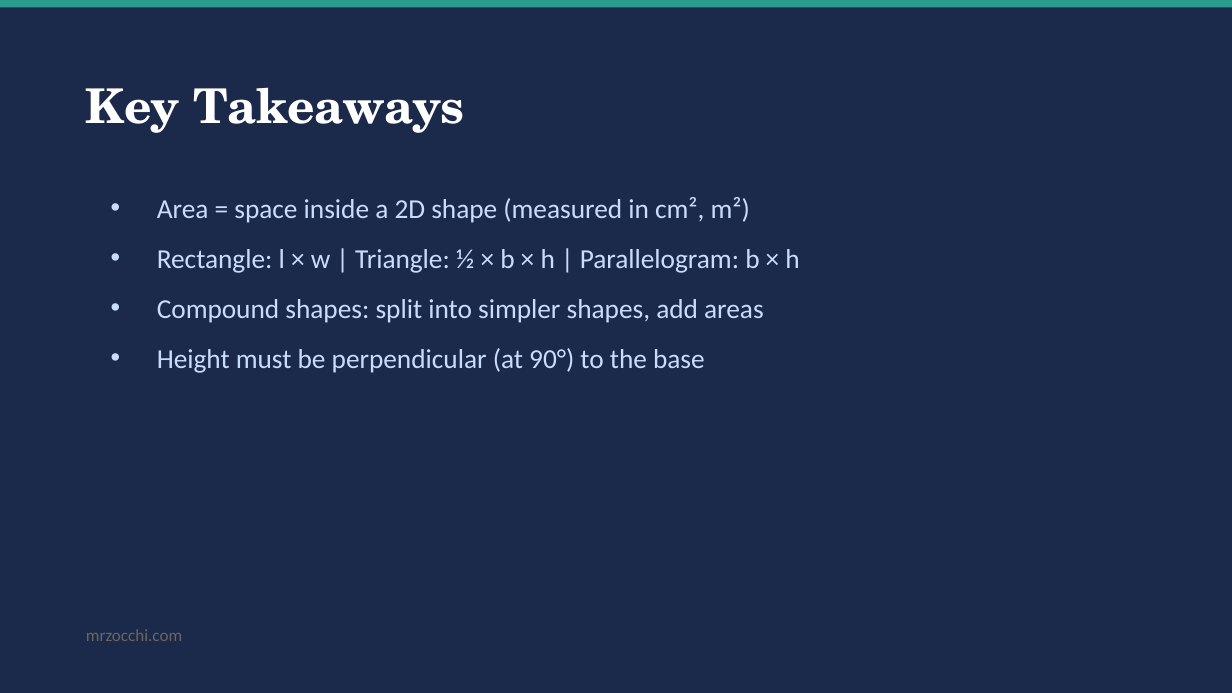
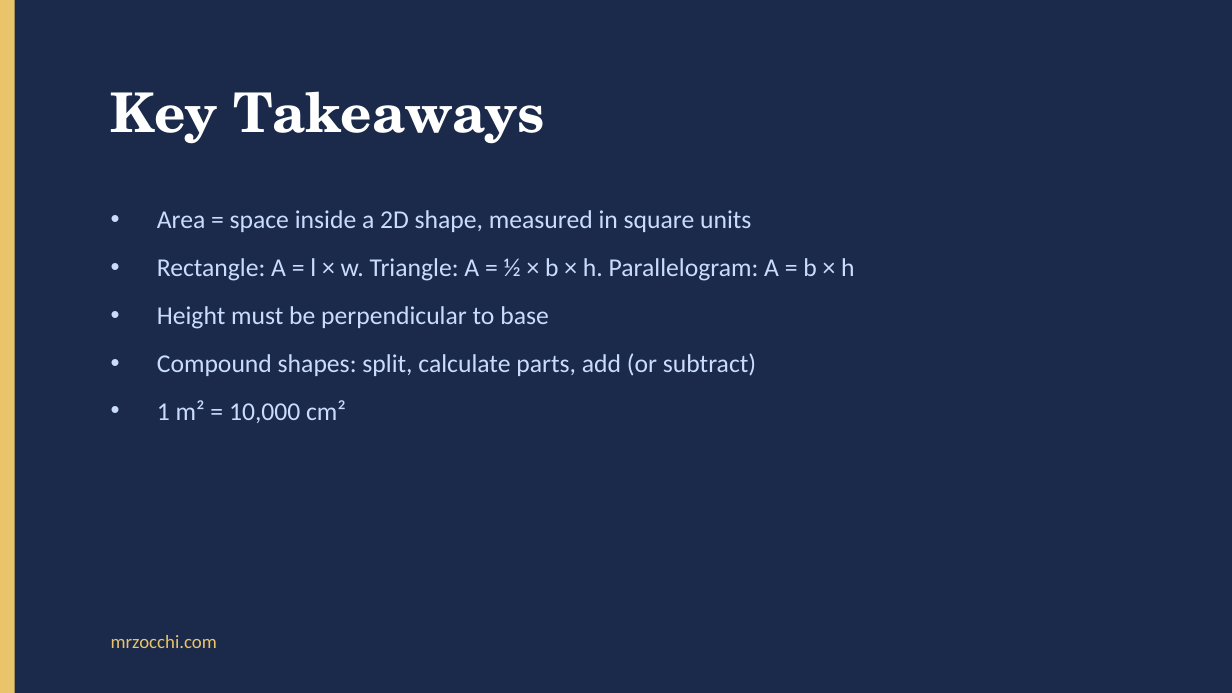
Before and after one commit to briscorey/mrzocchi, a slide deck: slide 5 of static/ppts/G6_Math_Area.pptx (slide 3 before the commit). Drawn at 1232x693 pixels with LibreOffice and Linux fonts; fonts in the diff are those of the drawing. Boxes give left, top, right and bottom in pixels: in the first picture for what was removed or moved away, otherwise in the second. Text is boxed around its words. In the diff, an @@ line names an element or a change of style, - is before the commit and + after.

```diff
--- a/static/ppts/G6_Math_Area.pptx
+++ b/static/ppts/G6_Math_Area.pptx
@@ rectangle removed at bbox=[0, 0, 1232, 7] @@
@@ rectangle added at bbox=[0, 0, 15, 692], fill #E9C46A @@
@@ text "Key Takeaways": place and size @@
-text "Key Takeaways" at bbox=[86, 87, 465, 133]
+text "Key Takeaways" at bbox=[111, 91, 545, 144]
@@ text "Key Takeaways" at bbox=[111, 91, 545, 144]: size 28 to 32 pt @@
@@ text at bbox=[157, 210, 854, 423]: text changed; size 16 to 15 pt @@
-• Area = space inside a 2D shape (measured in cm², m²)
-• Rectangle: l × w | Triangle: ½ × b × h | Parallelogram: b × h
-• Compound shapes: split into simpler shapes, add areas
-• Height must be perpendicular (at 90°) to the base
+• Area = space inside a 2D shape, measured in square units
+• Rectangle: A = l × w. Triangle: A = ½ × b × h. Parallelogram: A = b × h
+• Height must be perpendicular to base
+• Compound shapes: split, calculate parts, add (or subtract)
+• 1 m² = 10,000 cm²
@@ text "mrzocchi.com": place and size @@
-text "mrzocchi.com" at bbox=[86, 629, 182, 641]
+text "mrzocchi.com" at bbox=[111, 635, 217, 648]
@@ text "mrzocchi.com" at bbox=[111, 635, 217, 648]: size 10 to 11 pt, text colour #6B6660 to #E9C46A @@
```
Also in this commit, not shown: 4 slides added, 2 slides removed, 59 other files.
